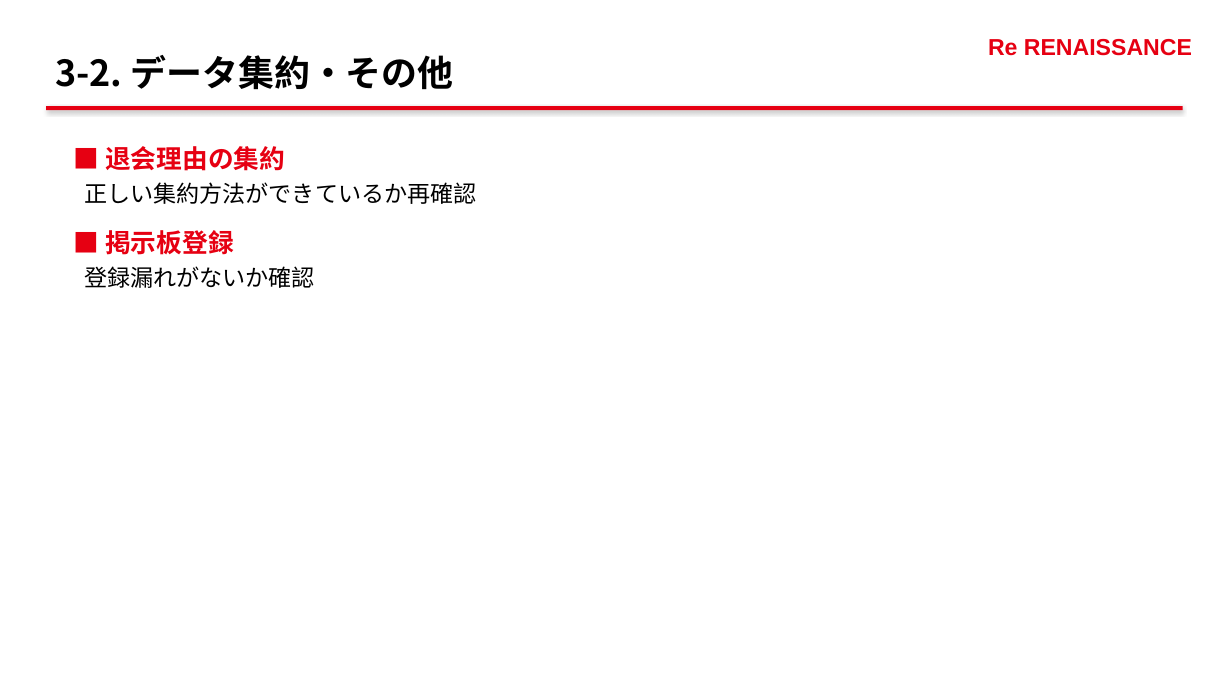
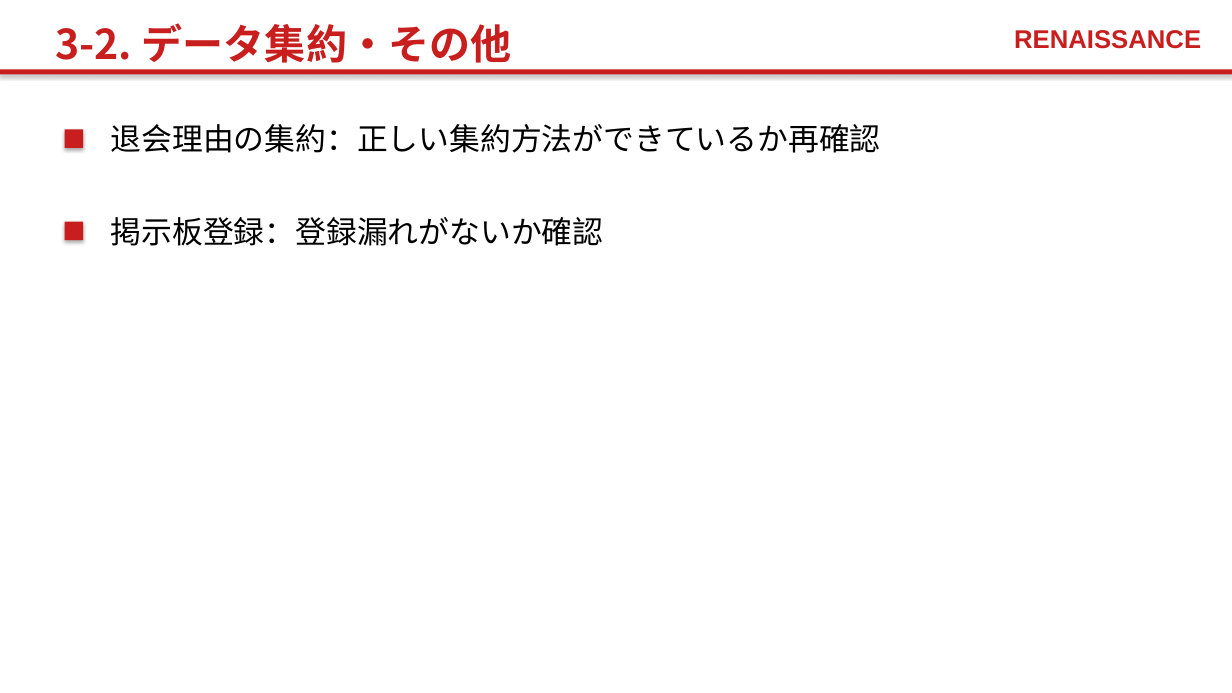
Before and after one commit to pippo2734/my-claude-skills, a slide deck: slide 17 of RURA_followup_mtg.pptx. Drawn at 1232x693 pixels with LibreOffice and Linux fonts; fonts in the diff are those of the drawing. Boxes give left, top, right and bottom in pixels: in the first picture for what was removed or moved away, otherwise in the second. Text is boxed around its words. In the diff, an @@ line names an element or a change of style, - is before the commit and + after.

```diff
--- a/RURA_followup_mtg.pptx
+++ b/RURA_followup_mtg.pptx
@@ text "3-2. データ集約・その他" moved from (x1=55, y1=55, x2=454, y2=90) to (x1=55, y1=23, x2=512, y2=70) @@
@@ text "3-2. データ集約・その他" at (x1=55, y1=23, x2=512, y2=70): size 28 to 32 pt, text colour #000000 to #C81E1E @@
@@ text at (x1=1014, y1=30, x2=1201, y2=49): text changed; size 18 to 20 pt; text colour #E60012 to #C81E1E @@
-Re RENAISSANCE
+RENAISSANCE
@@ rectangle resized from (x1=46, y1=106, x2=1183, y2=110) to (x1=0, y1=69, x2=1232, y2=75) @@
@@ rectangle at (x1=0, y1=69, x2=1232, y2=75): fill #E60012 to #C81E1E @@
@@ rectangle added at (x1=65, y1=129, x2=83, y2=148), fill #C81E1E @@
@@ text at (x1=111, y1=124, x2=881, y2=153): text changed; size 18 to 24 pt @@
-■ 退会理由の集約
-正しい集約方法ができているか再確認
-■ 掲示板登録
-登録漏れがないか確認
+退会理由の集約：正しい集約方法ができているか再確認
@@ rectangle added at (x1=65, y1=222, x2=83, y2=240), fill #C81E1E @@
@@ text added at (x1=111, y1=217, x2=604, y2=246), 24 pt, text #000000 @@
+掲示板登録：登録漏れがないか確認
```
Also in this commit, not shown: 19 other slides changed, 1 other file.
